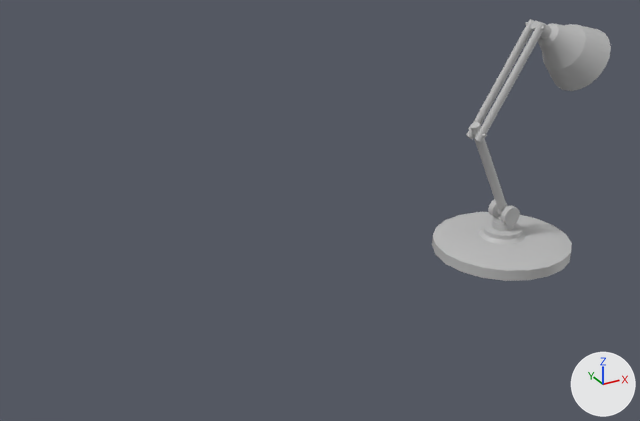
An edit to the FBX model Maya_RiggingClass/scenes/Character/LampJumpRedo.fbx, drawn before and after from the same camera.
One viewpoint serves both versions: a camera (50 mm lens) standing at (-0.606, -0.327, 0.206) and looking at (-0.427, -0.001, 0.043). Every picture has the same lights, and +X, +Y and +Z are marked at lower right. Where no turn or scale is listed for an object, it has been applied to the vertices.

In view in the first picture: 'Axis1', 'Head', 'LowerArm1', 'UpperArm1'.
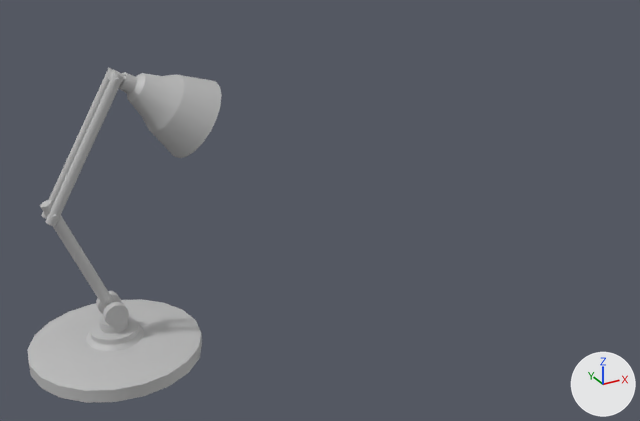
The change, as a list of edits to the scene's bpy script:
```text
Change ob_lowerarm1:
    ob_lowerarm1.location: (-0.3288, -0.0001, 0.0454) -> (-0.5368, -0.0001, 0.046)
    ob_lowerarm1.rotation_euler: (1.571, -0.0505, -0.0000725) -> (1.571, 0.0, 0.0)  # degrees (90, -2.9, -0) -> degrees (90, 0, 0)
Change ob_upperarm1:
    ob_upperarm1.location: (-0.323, -0.0001, 0.0895) -> (-0.5307, -0.0001, 0.0911)
    ob_upperarm1.rotation_euler: (1.571, 0.0348, -0.0000699) -> (1.571, 0.0, 0.0)  # degrees (90, 2, -0) -> degrees (90, 0, 0)
Change ob_axis1:
    ob_axis1.location: (-0.3163, 0.0, 0.0105) -> (-0.5257, 0.0, 0.0105)
Change ob_head:
    ob_head.location: (-0.2959, 0.0, 0.1081) -> (-0.5048, 0.0, 0.1097)
    ob_head.rotation_euler: (1.571, -0.00463, -0.0000711) -> (1.571, 0.0328, 0.0)  # degrees (90, -0.3, -0) -> degrees (90, 1.9, 0)
```

Where the change shows, as pixel boxes [x1, y1, x2, y2] in the pictures (640 x 421 px):
'Axis1', moved
    before: [432, 199, 572, 281]
    after: [27, 291, 202, 403]
'Head', moved, turned
    before: [531, 21, 611, 91]
    after: [108, 70, 222, 158]
'UpperArm1', moved, turned
    before: [466, 19, 546, 143]
    after: [41, 68, 124, 227]
'LowerArm1', moved, turned
    before: [468, 122, 507, 212]
    after: [40, 200, 114, 308]
